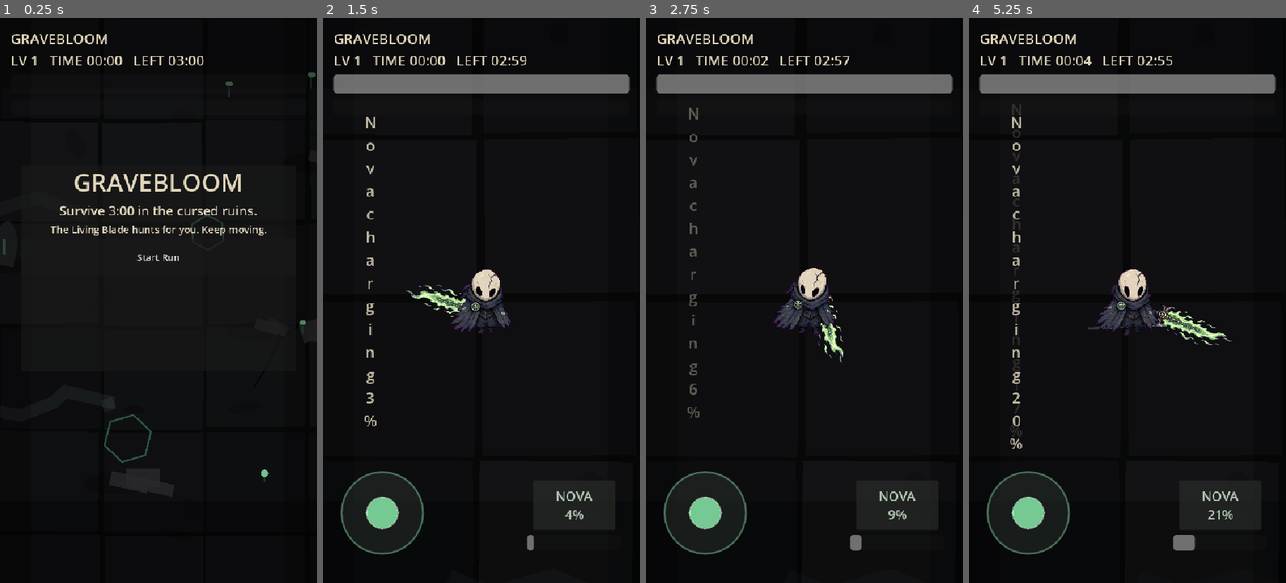
Above: before the commit, frames 1-4 (left to right).
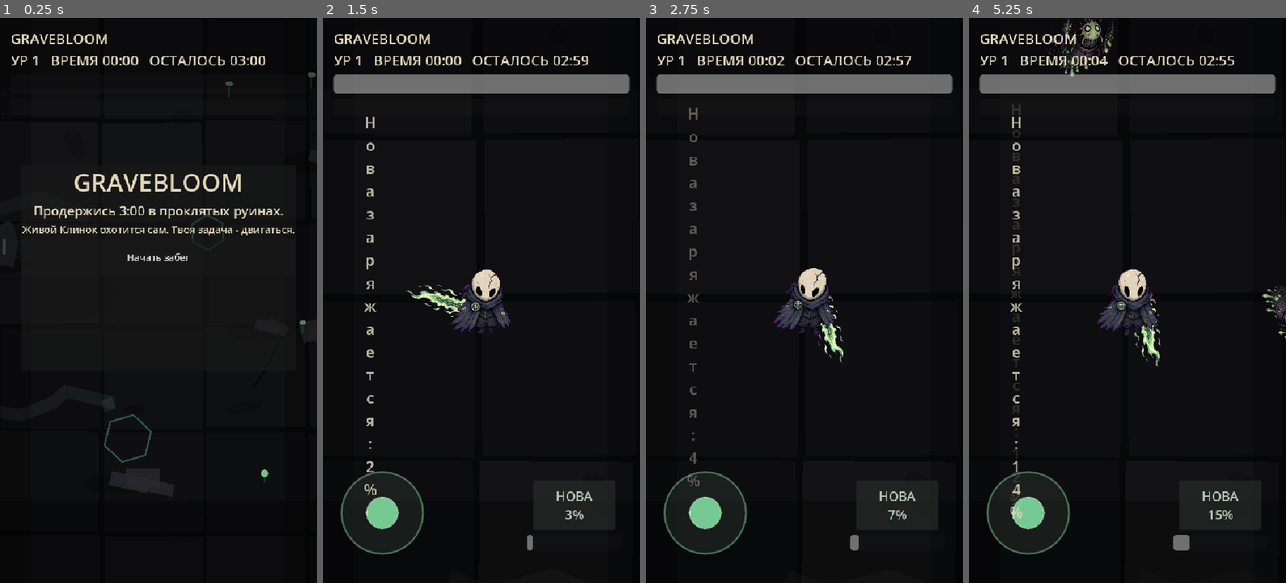
Above: after the commit, the same moments.

Repository: kotlinhustle/gravebloom
Game: Godot game, scene res://scenes/main.tscn
The game is run twice, just before and just after one commit, with the same random seed, the same clock (stepped at 60 frames per second) and the same inputs.
Inputs:
- Up to frame 1 (0.25 s): no input
- Up to frame 2 (1.5 s): click "Start Run" (after the commit: "Начать забег") at 0.5 s; click "NOVA 3%" (after the commit: "НОВА 2%") at 1.25 s
- Up to frame 3 (2.75 s): click "NOVA 6%" (after the commit: "НОВА 4%") at 2 s
- Up to frame 4 (5.25 s): click "NOVA 9%" (after the commit: "НОВА 7%") at 2.75 s; click "NOVA 13%" (after the commit: "НОВА 9%") at 3.5 s; click "NOVA 16%" (after the commit: "НОВА 12%") at 4.25 s; click "NOVA 20%" (after the commit: "НОВА 14%") at 5 s

The runs differ from the first frame. In frame 1, 2.1% of the frame differs, in the area x 3-93%, y 6-43%; in frame 2, 1.2%; in frame 3, 1.1%; in frame 4, 3.0%, in the area x 3-100%, y 0-95%.

Commit message:
Rebalance Nova and localize UI

Diff:
--- a/scripts/main.gd
+++ b/scripts/main.gd
@@ -13,10 +13,10 @@
 const MINIBOSS_TIME := 150.0
 const ARENA_LIMIT_X := 2060.0
 const ARENA_LIMIT_Y := 1360.0
-const MAX_ENEMIES := 42
-const ULTIMATE_COOLDOWN := 22.0
-const ULTIMATE_RADIUS := 430.0
-const ULTIMATE_DAMAGE := 9
+const MAX_ENEMIES := 55
+const ULTIMATE_COOLDOWN := 30.0
+const ULTIMATE_RADIUS := 380.0
+const ULTIMATE_DAMAGE := 7
 
 var player: Player
 var living_blade: Node2D
@@ -26,7 +26,7 @@
 var spawn_timer := 0.0
 var level := 1
 var xp := 0
-var xp_to_next := 8
+var xp_to_next := 14
 var shard_pull_range := 95.0
 var paused_for_upgrade := false
 var game_state := "start"
@@ -85,7 +85,7 @@
 	spawn_timer -= delta
 	if spawn_timer <= 0.0:
 		_spawn_enemy_wave()
-		spawn_timer = max(0.42, 1.45 - elapsed * 0.005)
+		spawn_timer = max(0.32, 1.18 - elapsed * 0.006)
 	living_blade.tick(delta, enemies)
 	_update_ultimate(delta)
 	_update_shadow_spirit(delta)
@@ -377,9 +377,9 @@
 	overlay_panel.visible = true
 	_clear_container(overlay_list)
 	_add_overlay_label("GRAVEBLOOM", 42)
-	_add_overlay_label("Survive 3:00 in the cursed ruins.", 22)
-	_add_overlay_label("The Living Blade hunts for you. Keep moving.", 17)
-	_add_overlay_button("Start Run", _start_run)
+	_add_overlay_label("Продержись 3:00 в проклятых руинах.", 22)
+	_add_overlay_label("Живой Клинок охотится сам. Твоя задача - двигаться.", 17)
+	_add_overlay_button("Начать забег", _start_run)
 
 func _start_run() -> void:
 	_reset_run()
@@ -396,7 +396,7 @@
 	spawn_timer = 0.0
 	level = 1
 	xp = 0
-	xp_to_next = 8
+	xp_to_next = 14
 	paused_for_upgrade = false
 	miniboss_spawned = false
 	last_run_result = ""
@@ -417,16 +417,16 @@
 	var available_slots: int = MAX_ENEMIES - enemies.size()
 	if available_slots <= 0:
 		return
-	var count: int = 1 + int(elapsed / 32.0)
+	var count: int = 1 + int(elapsed / 24.0)
 	count = min(count, available_slots)
 	for i in range(count):
-		var is_brute: bool = randf() < min(0.22, 0.02 + elapsed / 520.0)
+		var is_brute: bool = randf() < min(0.26, 0.04 + elapsed / 420.0)
 		_spawn_enemy(is_brute, false)
 
 func _spawn_enemy(is_brute: bool, is_miniboss: bool) -> void:
 	var enemy: Enemy = EnemyScene.instantiate()
-	enemy.max_health = 2 + int(elapsed / 60.0)
-	enemy.speed = randf_range(48.0, 74.0) + elapsed * 0.11
+	enemy.max_health = 2 + int(elapsed / 52.0)
+	enemy.speed = randf_range(56.0, 84.0) + elapsed * 0.14
 	enemy.xp_value = 1
 	if is_brute:
 		enemy.max_health += 4
@@ -467,7 +467,7 @@
 	miniboss_spawned = true
 	_spawn_enemy(false, true)
 	CombatFxScript.ring(fx_layer, player.global_position, Color(0.9, 0.55, 0.72, 0.9), 260.0, 0.7)
-	_flash_overlay_text("A Grave Warden wakes")
+	_flash_overlay_text("Могильный Страж пробудился")
 	_start_screen_shake(0.34, 8.0)
 
 func _on_enemy_damaged(enemy_position: Vector2, amount: int) -> void:
@@ -484,7 +484,7 @@
 	shards.append(shard)
 	world.add_child(shard)
 	if was_miniboss:
-		_flash_overlay_text("Grave Warden broken")
+		_flash_overlay_text("Могильный Страж повержен")
 	_compact_enemies()
 
 func _update_shards(delta: float) -> void:
@@ -541,7 +541,7 @@
 func _level_up() -> void:
 	level += 1
 	xp -= xp_to_next
-	xp_to_next = int(xp_to_next * 1.35) + 4
+	xp_to_next = int(xp_to_next * 1.55) + 8
 	CombatFxScript.ring(fx_layer, player.global_position, Color(0.7, 1.0, 0.84, 0.85), 170.0, 0.55)
 	CombatFxScript.burst(fx_layer, player.global_position, Color(0.78, 1.0, 0.9, 0.9), 24)
 	paused_for_upgrade = true
@@ -555,12 +555,12 @@
 
 func _show_upgrades() -> void:
 	_clear_container(upgrade_list)
-	var title := _make_label("Choose a relic", 26)
+	var title := _make_label("Выбери реликвию", 26)
 	upgrade_list.add_child(title)
-	_add_upgrade_button("Sharpen Living Blade", "More blade damage", "_upgrade_damage")
-	_add_upgrade_button("Quicken the Curse", "Shorter blade cooldown", "_upgrade_cooldown")
-	_add_upgrade_button("Widen Pale Reach", "Blade hunts farther", "_upgrade_range")
-	_add_upgrade_button("Call Shadow Spirit", "A spirit cuts through crowds", "_upgrade_shadow_spirit")
+	_add_upgrade_button("Заточить Живой Клинок", "Больше урона клинком", "_upgrade_damage")
+	_add_upgrade_button("Ускорить проклятие", "Клинок атакует чаще", "_upgrade_cooldown")
+	_add_upgrade_button("Расширить бледный радиус", "Клинок ищет врагов дальше", "_upgrade_range")
+	_add_upgrade_button("Призвать Тень", "Дух прорезает толпу лучом", "_upgrade_shadow_spirit")
 	upgrade_panel.visible = true
 
 func _add_upgrade_button(text: String, description: String, method_name: StringName) -> void:
@@ -599,13 +599,13 @@
 	else:
 		shadow_spirit_unlocked = true
 		shadow_spirit_timer = 0.35
-	_flash_overlay_text("Shadow Spirit awakened")
+	_flash_overlay_text("Тень пробудилась")
 
 func _show_game_over() -> void:
 	if game_state == "game_over":
 		return
 	game_state = "game_over"
-	last_run_result = "The Masked Wanderer fell"
+	last_run_result = "Странник в Маске пал"
 	joystick_base.visible = false
 	ultimate_button.visible = false
 	ultimate_bar.visible = false
@@ -615,7 +615,7 @@
 
 func _show_victory() -> void:
 	game_state = "victory"
-	last_run_result = "The curse recedes"
+	last_run_result = "Проклятие отступает"
 	joystick_base.visible = false
 	ultimate_button.visible = false
 	ultimate_bar.visible = false
@@ -626,17 +626,17 @@
 func _show_result_screen(victory: bool) -> void:
 	overlay_panel.visible = true
 	_clear_container(overlay_list)
-	_add_overlay_label("Victory" if victory else "Run Ended", 32)
+	_add_overlay_label("Победа" if victory else "Забег окончен", 32)
 	_add_overlay_label(last_run_result, 20)
-	_add_overlay_label("Time: %s   Level: %d" % [_format_time(elapsed), level], 18)
-	_add_overlay_button("Restart", _start_run)
+	_add_overlay_label("Время: %s   Уровень: %d" % [_format_time(elapsed), level], 18)
+	_add_overlay_button("Заново", _start_run)
 
 func _update_hud() -> void:
 	var remaining: float = max(0.0, RUN_DURATION - elapsed)
 	var health_value := 0
 	if player != null:
 		health_value = int(ceil(player.health))
-	hud.text = "GRAVEBLOOM\nLV %d   TIME %s   LEFT %s" % [
+	hud.text = "GRAVEBLOOM\nУР %d   ВРЕМЯ %s   ОСТАЛОСЬ %s" % [
 		level,
 		_format_time(elapsed),
 		_format_time(remaining)
@@ -656,7 +656,7 @@
 	ui_layer.add_child(ultimate_bar)
 	ultimate_button.position = Vector2(358, 786)
 	ultimate_button.size = Vector2(140, 84)
-	ultimate_button.text = "NOVA\n0%"
+	ultimate_button.text = "НОВА\n0%"
 	ultimate_button.disabled = false
 	ultimate_button.process_mode = Node.PROCESS_MODE_ALWAYS
 	ultimate_button.add_theme_font_size_override("font_size", 22)
@@ -669,7 +669,7 @@
 	ultimate_charge = min(ULTIMATE_COOLDOWN, ultimate_charge + delta)
 	if ultimate_charge >= ULTIMATE_COOLDOWN:
 		ultimate_ready = true
-		_flash_overlay_text("Gravebloom Nova ready")
+		_flash_overlay_text("Нова готова")
 		CombatFxScript.ring(fx_layer, player.global_position, Color(0.58, 1.0, 0.72, 0.65), 130.0, 0.42)
 	_update_ultimate_ui()
 
@@ -678,7 +678,7 @@
 		return
 	ultimate_bar.value = ultimate_charge
 	var charge_percent := int(floor((ultimate_charge / ULTIMATE_COOLDOWN) * 100.0))
-	ultimate_button.text = "NOVA\nREADY" if ultimate_ready else "NOVA\n%d%%" % charge_percent
+	ultimate_button.text = "НОВА\nГОТОВА" if ultimate_ready else "НОВА\n%d%%" % charge_percent
 	ultimate_button.disabled = game_state != "running"
 	ultimate_button.modulate = Color.WHITE if ultimate_ready else Color(0.78, 0.86, 0.78, 0.95)
 
@@ -686,12 +686,12 @@
 	if game_state != "running" or player == null:
 		return
 	if not ultimate_ready:
-		_flash_overlay_text("Nova charging %d%%" % int(floor((ultimate_charge / ULTIMATE_COOLDOWN) * 100.0)))
+		_flash_overlay_text("Нова заряжается: %d%%" % int(floor((ultimate_charge / ULTIMATE_COOLDOWN) * 100.0)))
 		return
 	ultimate_ready = false
 	ultimate_charge = 0.0
 	var origin := player.global_position
-	_flash_overlay_text("GRAVEBLOOM NOVA")
+	_flash_overlay_text("НОВА GRAVEBLOOM")
 	_start_screen_shake(0.42, 13.0)
 	CombatFxScript.ring(fx_layer, origin, Color(0.78, 1.0, 0.72, 0.95), ULTIMATE_RADIUS, 0.55)
 	CombatFxScript.ring(fx_layer, origin, Color(0.95, 0.78, 1.0, 0.68), ULTIMATE_RADIUS * 0.62, 0.42)
Not shown, changed: AGENTS.md
